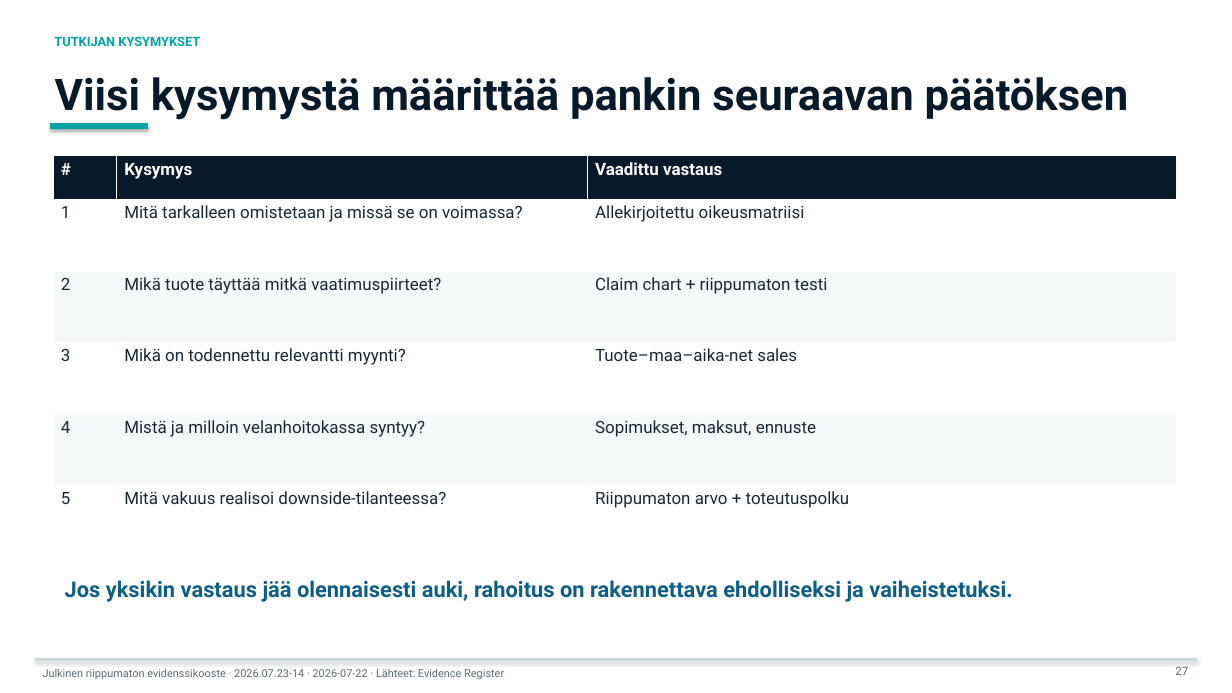
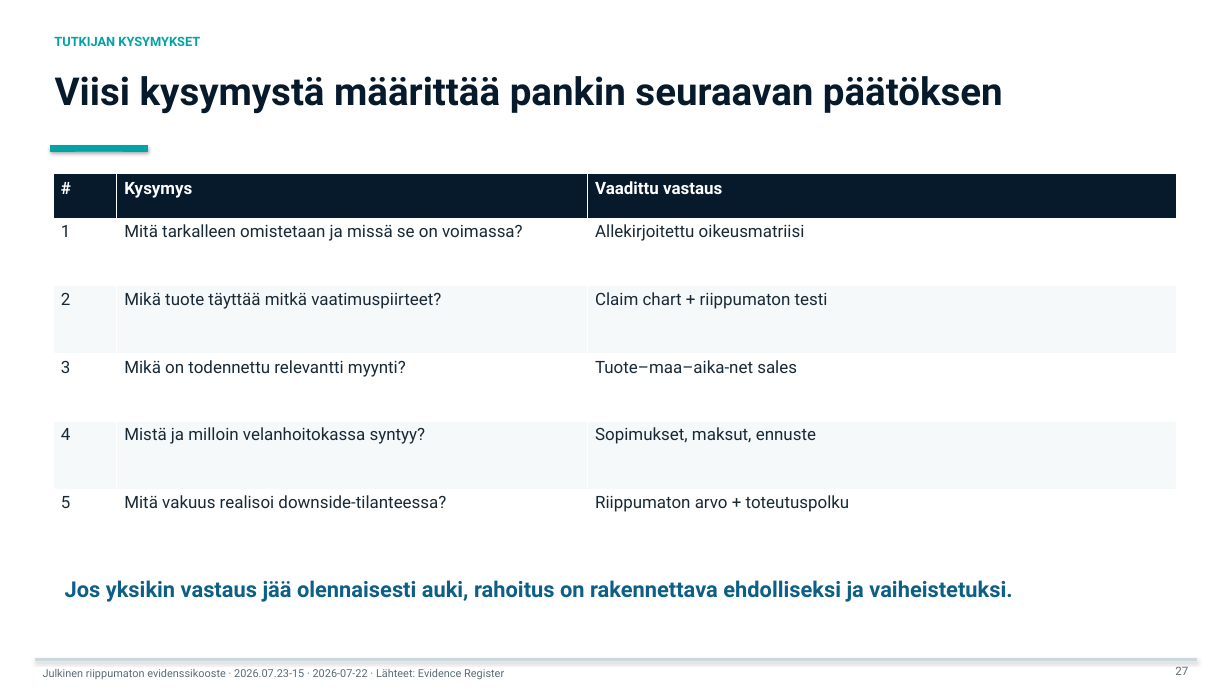
Before and after one commit to jounirautio78-ops/pixan-global-market-evidence-public, a slide deck: slide 27 of site/downloads/pixan-bank-deck-large-fi.pptx. Drawn at 1232x693 pixels with LibreOffice and Linux fonts; fonts in the diff are those of the drawing. Boxes give left, top, right and bottom in pixels: in the first picture for what was removed or moved away, otherwise in the second. Text is boxed around its words. In the diff, an @@ line names an element or a change of style, - is before the commit and + after.

```diff
--- a/site/downloads/pixan-bank-deck-large-fi.pptx
+++ b/site/downloads/pixan-bank-deck-large-fi.pptx
@@ text "Viisi kysymystä määrittää pankin seuraavan ..." at <box>55,76,1003,114</box>: size 34 to 30 pt @@
@@ rectangle: place and size @@
-rectangle at <box>51,124,148,129</box>
+rectangle at <box>51,146,148,152</box>
@@ table: place and size @@
-table at <box>54,155,1177,557</box>
+table at <box>54,174,1177,557</box>
@@ text at <box>43,669,504,679</box>: text changed @@
-Julkinen riippumaton evidenssikooste · 2026.07.23-14 · 2026-07-22 · Lähteet: Evidence Register
+Julkinen riippumaton evidenssikooste · 2026.07.23-15 · 2026-07-22 · Lähteet: Evidence Register
```
Also in this commit, not shown: 29 other slides changed, 22 other files.
